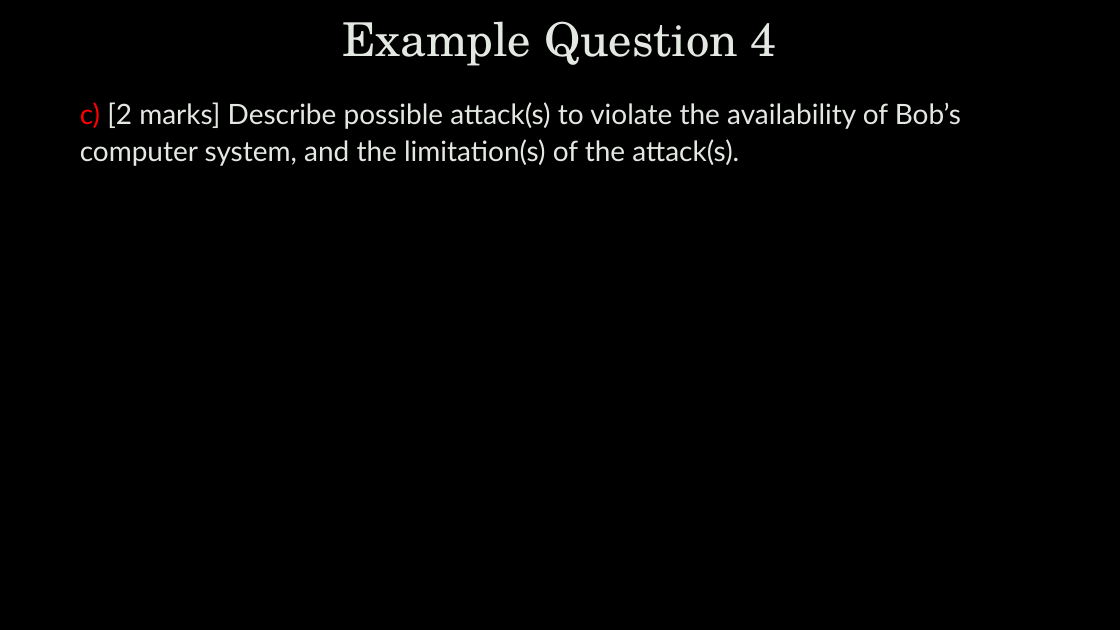
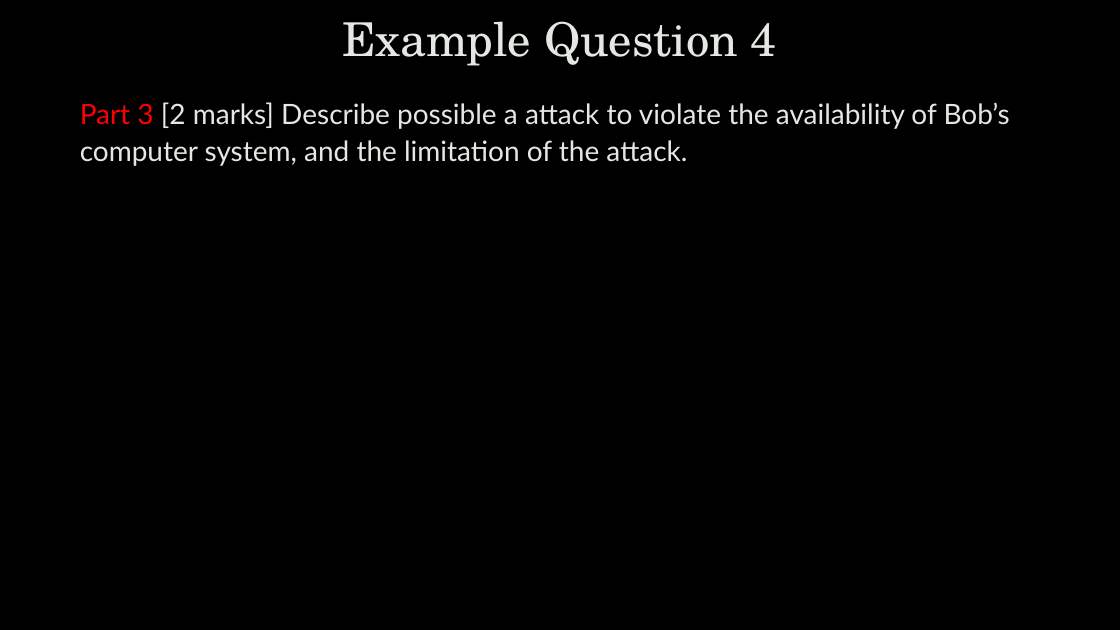
Before and after one commit to zhanyixinghua/cits1003, a slide deck: slide 36 of cits1003-lecture_slides/CITS1003-B ExamExampleQ-exercises.pptx (slide 43 before the commit). Drawn at 1120x630 pixels with LibreOffice and Linux fonts; fonts in the diff are those of the drawing; background and template pictures are left out. Boxes give left, top, right and bottom in pixels: in the first picture for what was removed or moved away, otherwise in the second. Text is boxed around its words. In the diff, an @@ line names an element or a change of style, - is before the commit and + after.

```diff
--- a/cits1003-lecture_slides/CITS1003-B ExamExampleQ-exercises.pptx
+++ b/cits1003-lecture_slides/CITS1003-B ExamExampleQ-exercises.pptx
@@ text at box(80, 102, 1010, 166): text changed @@
-c) [2 marks] Describe possible attack(s) to violate the availability of Bob’s computer system, and the limitation(s) of the attack(s).
+Part 3 [2 marks] Describe possible a attack to violate the availability of Bob’s computer system, and the limitation of the attack.
```
Also in this commit, not shown: 33 other slides changed, 27 slides added, 15 slides removed.
